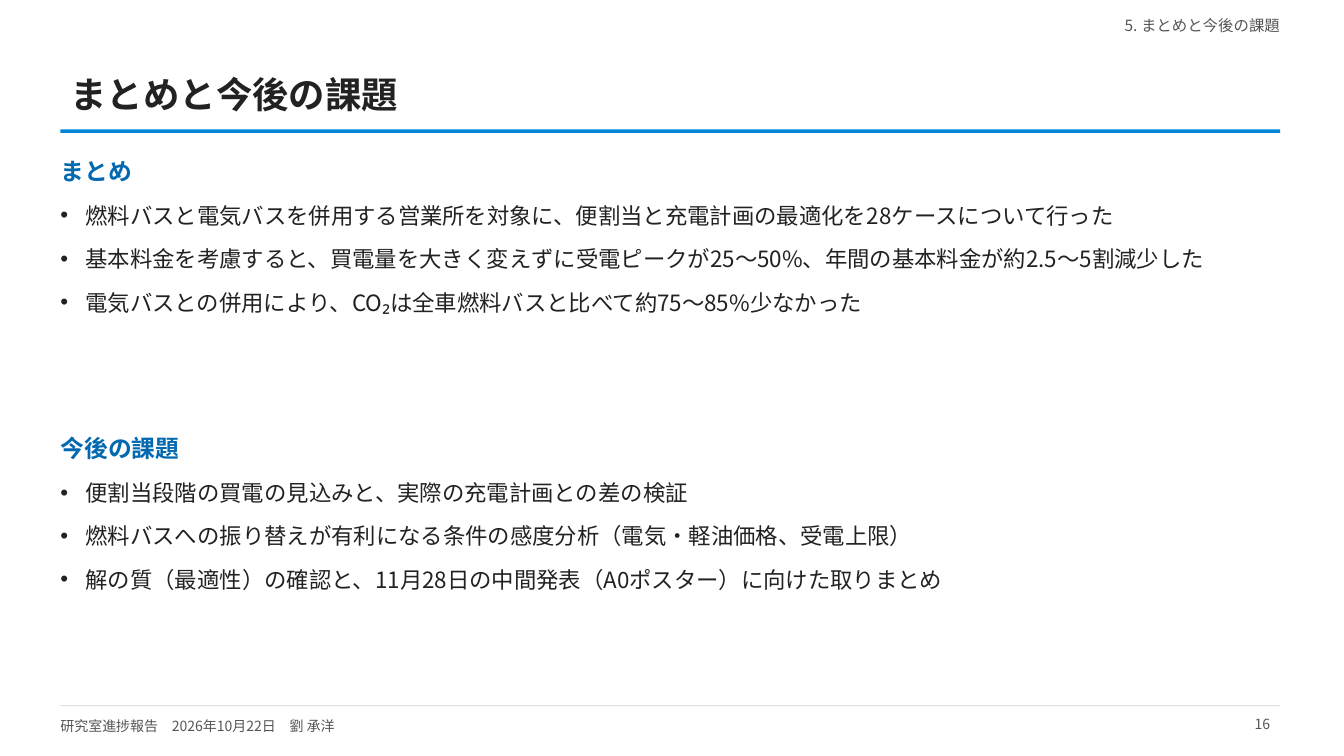
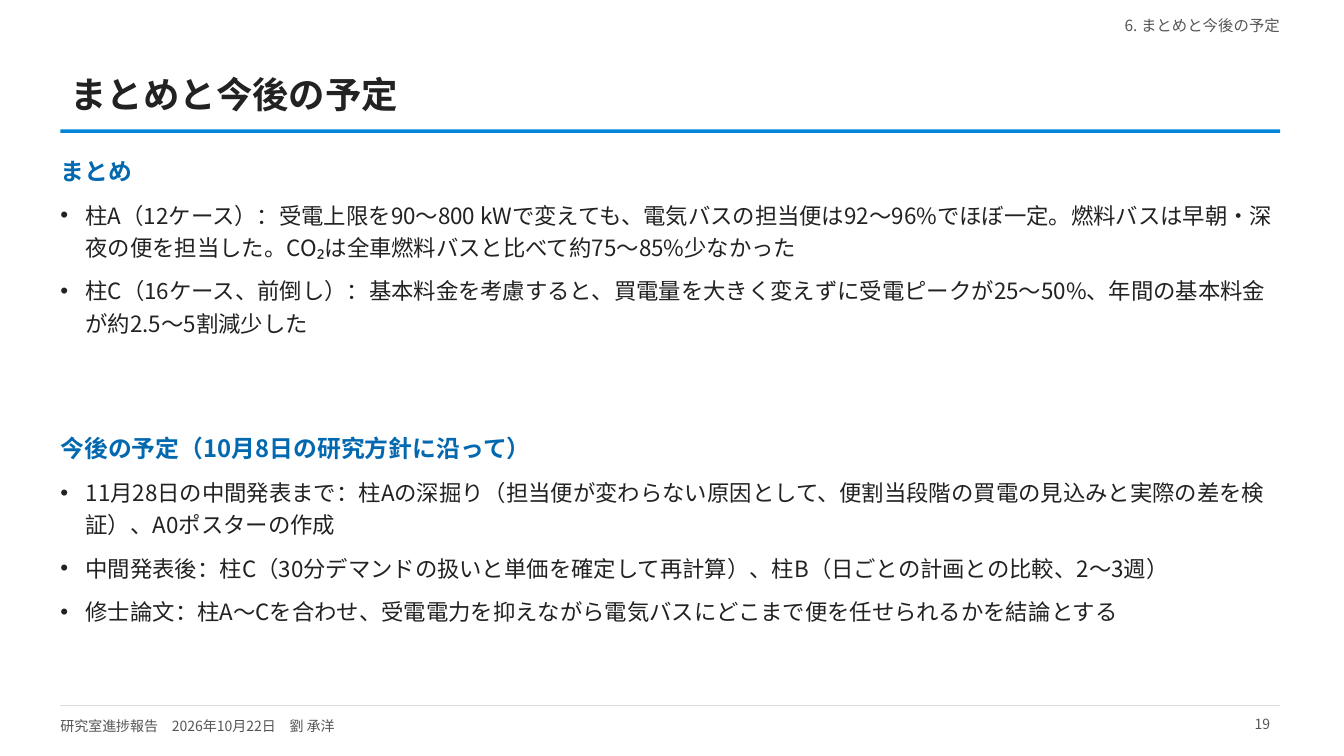
Before and after one commit to CYLIU2003/master-course, a slide deck: slide 19 of outcome/2026-10-22_lab_progress/lab_progress_20261022.pptx (slide 16 before the commit). Drawn at 1344x756 pixels with LibreOffice and Linux fonts; fonts in the diff are those of the drawing. Boxes give left, top, right and bottom in pixels: in the first picture for what was removed or moved away, otherwise in the second. Text is boxed around its words. In the diff, an @@ line names an element or a change of style, - is before the commit and + after.

```diff
--- a/outcome/2026-10-22_lab_progress/lab_progress_20261022.pptx
+++ b/outcome/2026-10-22_lab_progress/lab_progress_20261022.pptx
@@ text at [1125,18,1280,32]: text changed @@
-5. まとめと今後の課題
+6. まとめと今後の予定
@@ title at [70,77,398,112]: text changed @@
-まとめと今後の課題
+まとめと今後の予定
@@ text at [86,205,1272,334]: text changed @@
-• 燃料バスと電気バスを併用する営業所を対象に、便割当と充電計画の最適化を28ケースについて行った
-• 基本料金を考慮すると、買電量を大きく変えずに受電ピークが25〜50%、年間の基本料金が約2.5〜5割減少した
-• 電気バスとの併用により、CO₂は全車燃料バスと比べて約75〜85%少なかった
+• 柱A（12ケース）：受電上限を90〜800 kWで変えても、電気バスの担当便は92〜96%でほぼ一定。燃料バスは早朝・深夜の便を担当した。CO₂は全車燃料バスと比べて約75〜85%少なかった
+• 柱C（16ケース、前倒し）：基本料金を考慮すると、買電量を大きく変えずに受電ピークが25〜50%、年間の基本料金が約2.5〜5割減少した
@@ text at [60,436,530,460]: text changed @@
-今後の課題
+今後の予定（10月8日の研究方針に沿って）
@@ text at [86,482,1265,622]: text changed @@
-• 便割当段階の買電の見込みと、実際の充電計画との差の検証
-• 燃料バスへの振り替えが有利になる条件の感度分析（電気・軽油価格、受電上限）
-• 解の質（最適性）の確認と、11月28日の中間発表（A0ポスター）に向けた取りまとめ
+• 11月28日の中間発表まで：柱Aの深掘り（担当便が変わらない原因として、便割当段階の買電の見込みと実際の差を検証）、A0ポスターの作成
+• 中間発表後：柱C（30分デマンドの扱いと単価を確定して再計算）、柱B（日ごとの計画との比較、2〜3週）
+• 修士論文：柱A〜Cを合わせ、受電電力を抑えながら電気バスにどこまで便を任せられるかを結論とする
@@ page number at [1255,718,1271,729]: text changed @@
-16
+19
```
Also in this commit, not shown: 9 other slides changed, 3 slides added, 5 other files.
